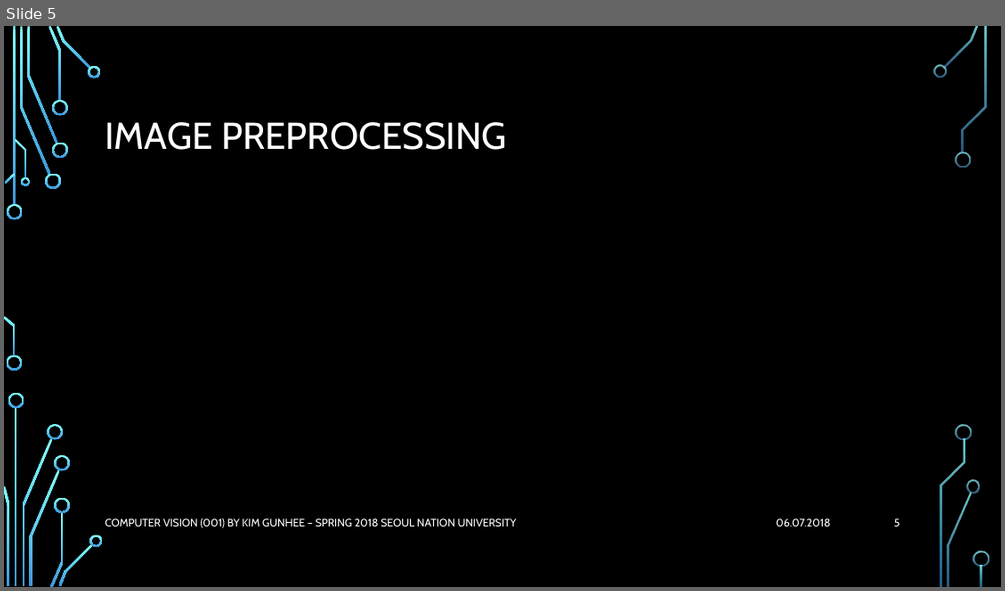
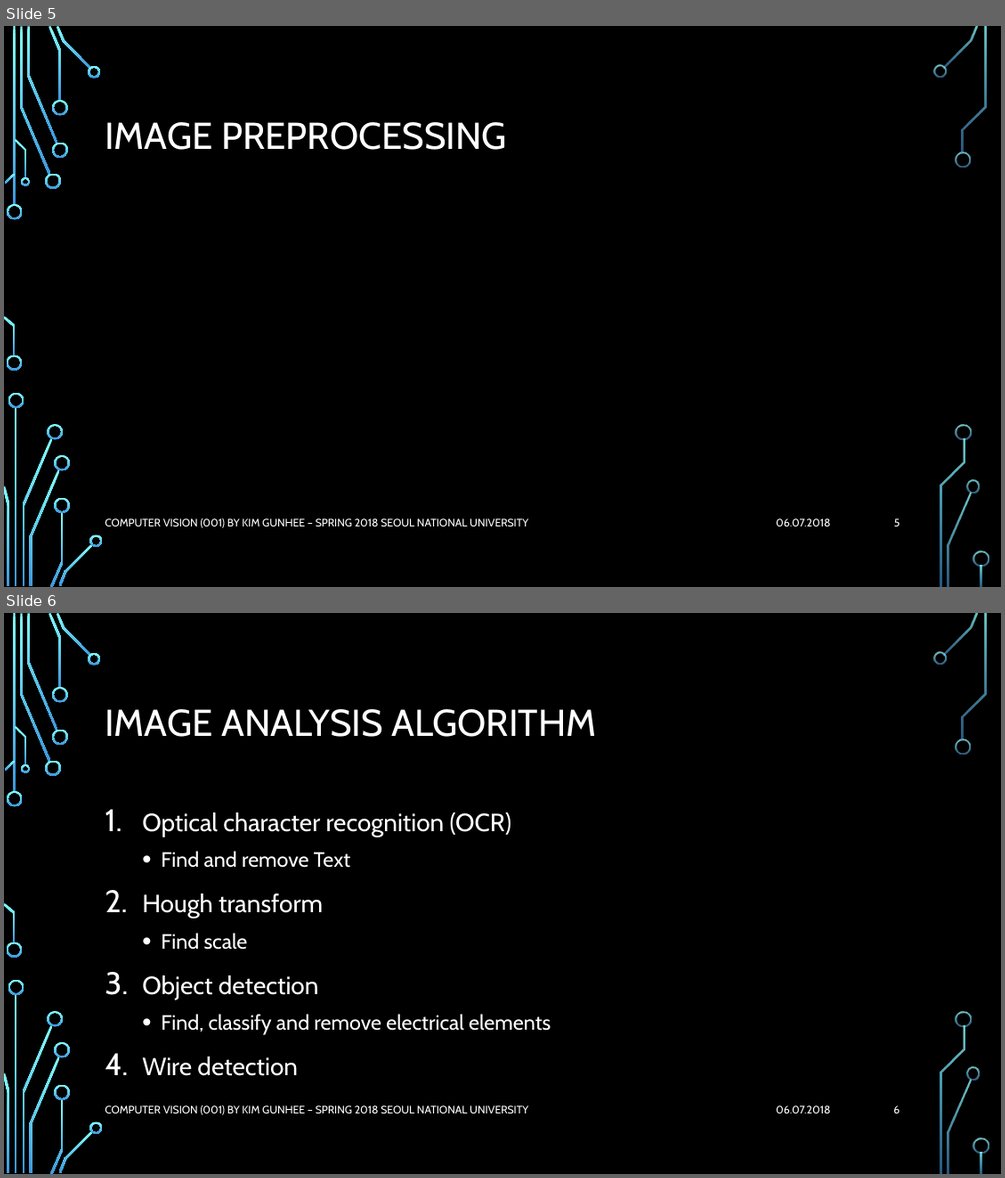
Before and after one commit to Flunzmas/CV_SNU_Group_Project, a slide deck: presentation/CV_Proj_Presentation_2.pptx. Shown one above the other, each under a label of ours: slide 5 before the commit, slides 5 and 6 after it. The pictures are 1005x591 and 1005x1178 pixels, drawn with LibreOffice and Linux fonts; fonts in the diff are those of the drawing; background and template pictures are left out. Boxes give left, top, right and bottom in pixels: in the first picture for what was removed or moved away, otherwise in the second. Text is boxed around its words. In the diff, an @@ line names an element or a change of style, - is before the commit and + after.

```diff
--- a/presentation/CV_Proj_Presentation_2.pptx
+++ b/presentation/CV_Proj_Presentation_2.pptx
@@ slide 6 added at [4,613,1001,1174], background picture (left out); not listed: 36 template elements that a slide beside it also shows @@
@@ title added at [105,709,596,737], 36 pt, text #FFFFFF @@
+IMAGE ANALYSIS ALGORITHM
@@ text added at [142,812,550,1076], 24 pt, text #FFFFFF @@
+1. Optical character recognition (OCR)
+  • Find and remove Text
+2. Hough transform
+  • Find scale
+3. Object detection
+  • Find, classify and remove electrical elements
+4. Wire detection
@@ text added at [105,1105,528,1115], 10.5 pt, text #FFFFFF @@
+COMPUTER VISION (001) BY KIM GUNHEE – SPRING 2018 SEOUL NATIONAL UNIVERSITY
@@ text added at [776,1105,830,1113], 10.5 pt, text #FFFFFF @@
+06.07.2018
@@ page number added at [893,1105,899,1113], 10.5 pt, text #FFFFFF @@
+6
@@ slide 5 changed as well @@
@@ text at [105,518,528,528]: text changed @@
-COMPUTER VISION (001) BY KIM GUNHEE – SPRING 2018 SEOUL NATION UNIVERSITY
+COMPUTER VISION (001) BY KIM GUNHEE – SPRING 2018 SEOUL NATIONAL UNIVERSITY
```
Also in this commit, not shown: 10 other slides changed, 1 other slide added.
